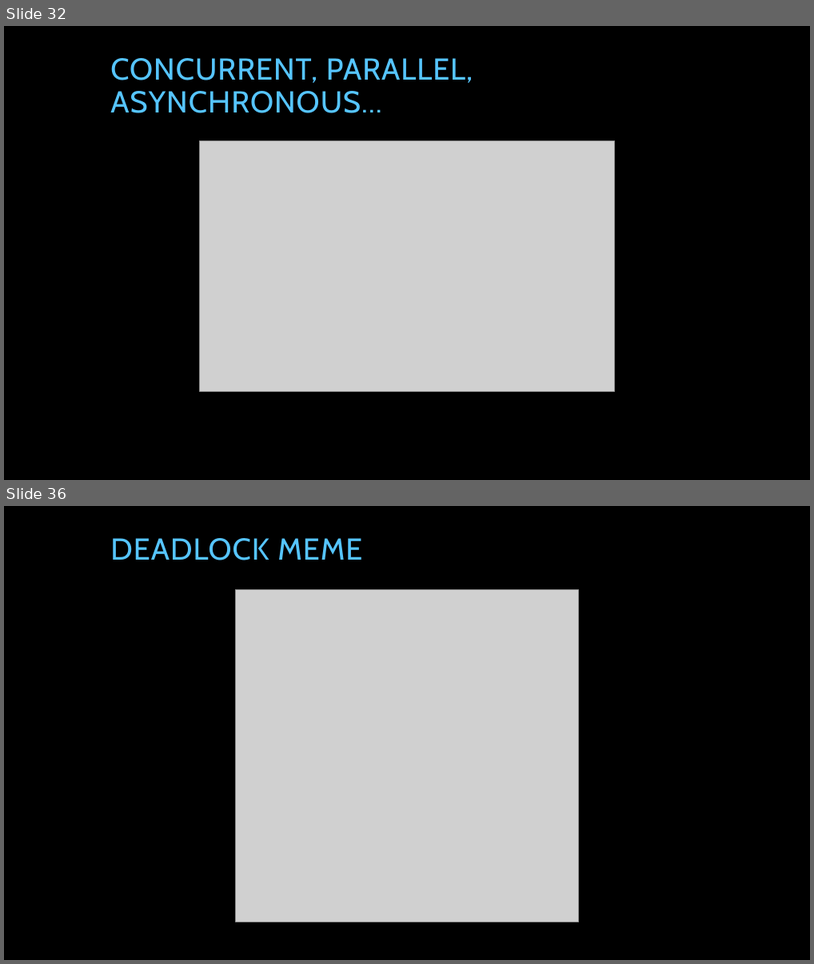
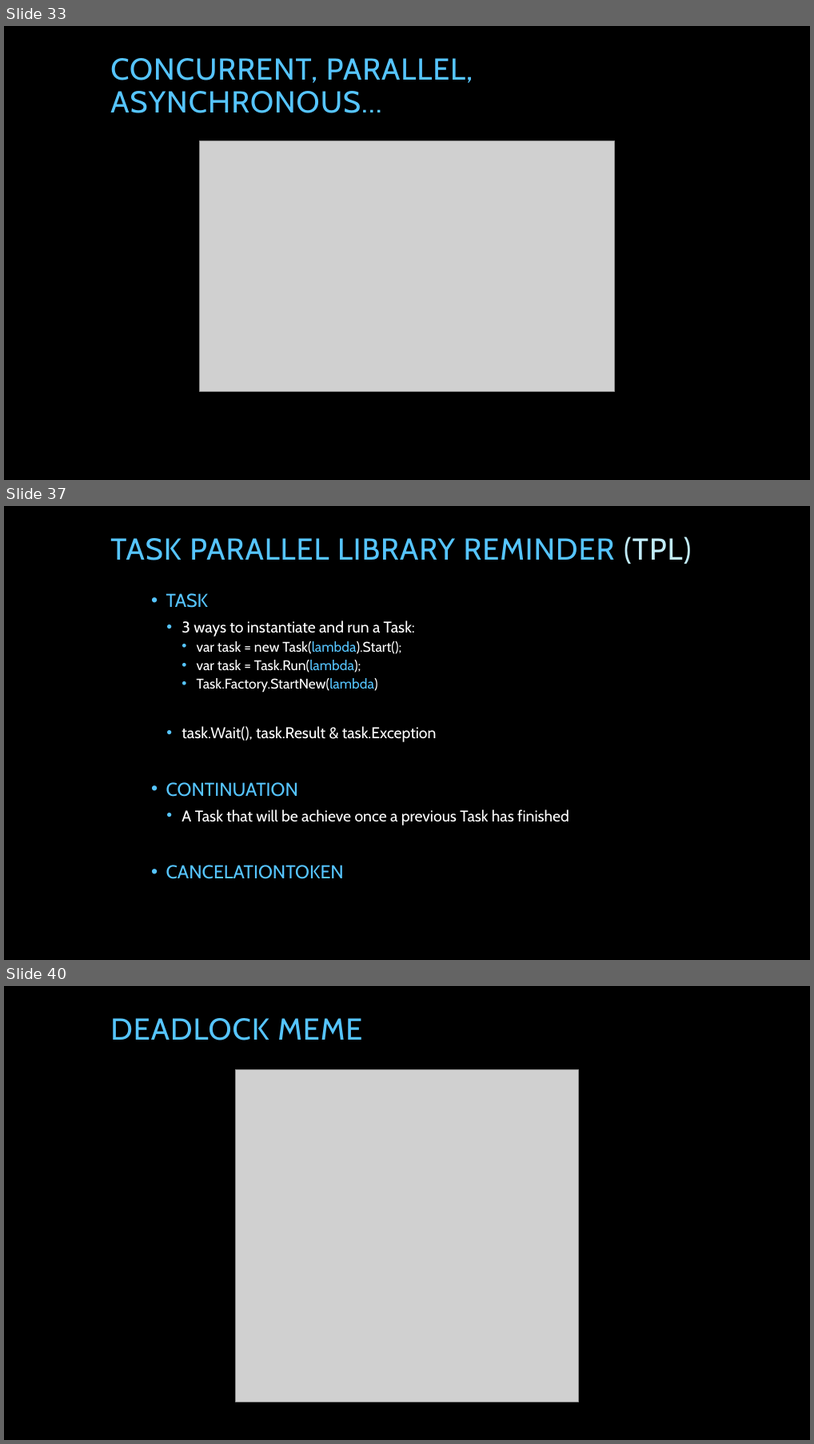
Before and after one commit to tpierrain/talk-AsyncAwait, a slide deck: AsyncAwait...ohWait.pptx. Shown one above the other, each under a label of ours: slides 32 and 36 before the commit, slides 33, 37 and 40 after it; the slides between them are not shown. The pictures are 814x964 and 814x1444 pixels, drawn with LibreOffice and Linux fonts; fonts in the diff are those of the drawing; grey boxes stand for pictures; background and template pictures are left out. Boxes give left, top, right and bottom in pixels: in the first picture for what was removed or moved away, otherwise in the second. Text is boxed around its words. In the diff, an @@ line names an element or a change of style, - is before the commit and + after.

```diff
--- a/AsyncAwait...ohWait.pptx
+++ b/AsyncAwait...ohWait.pptx
@@ slide 37 added at box(4, 506, 810, 960), background picture (left out) @@
@@ title added at box(110, 536, 691, 564), 36 pt, text #56C5FF @@
+TASK PARALLEL LIBRARY REMINDER (TPL)
@@ text added at box(166, 593, 570, 879), 18.5 pt, text #FFFFFF @@
+• TASK
+  • 3 ways to instantiate and run a Task:
+    • var task = new Task(lambda).Start();
+    • var task = Task.Run(lambda);
+    • Task.Factory.StartNew(lambda)
+  • task.Wait(), task.Result & task.Exception
+• CONTINUATION
+  • A Task that will be achieve once a previous Task has finished
+• CANCELATIONTOKEN
@@ what was slide 32 is now slide 33 @@
@@ what was slide 36 is now slide 40 @@
```
Also in this commit, not shown: 27 slides changed, 3 other slides added.
